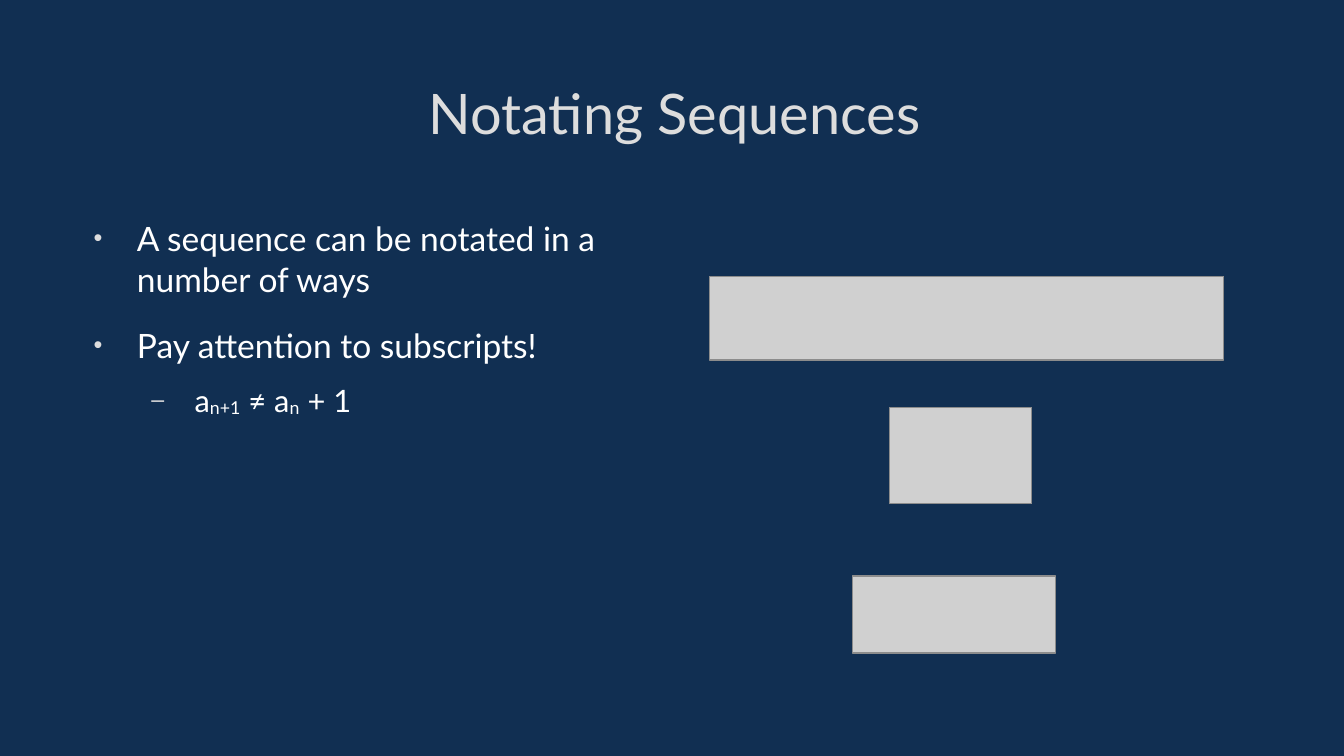
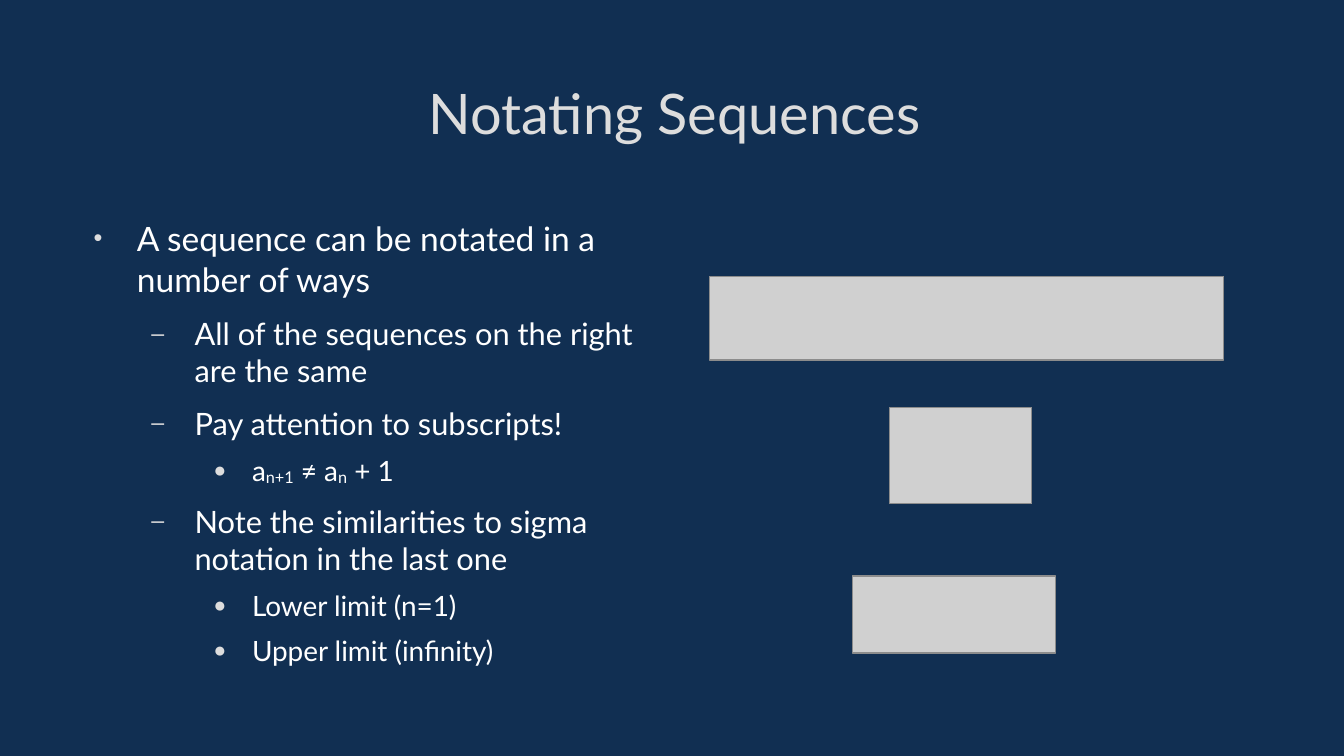
Before and after one commit to davidgundry/maths22-23, a slide deck: slide 18 of slides/maths-4-sequences-and-summation.odp (slide 15 before the commit). Drawn at 1344x756 pixels with LibreOffice and Linux fonts; fonts in the diff are those of the drawing; grey boxes stand for pictures. Boxes give left, top, right and bottom in pixels: in the first picture for what was removed or moved away, otherwise in the second. Text is boxed around its words. In the diff, an @@ line names an element or a change of style, - is before the commit and + after.

```diff
--- a/slides/maths-4-sequences-and-summation.odp
+++ b/slides/maths-4-sequences-and-summation.odp
@@ text at box(195, 322, 633, 383): paragraph added @@
+  – All of the sequences on the right are the same
@@ text at box(195, 412, 562, 483): size 19.8 to 18.2 pt in "Pay attention to subscripts!"; size 18.2 to 16.5 pt in "an+1 ≠ an + 1"; bullet • to –; list level 1 to 2 in "Pay attention to subscripts!"; bullet – to ●; list level 2 to 3 in "an+1 ≠ an + 1" @@
@@ text at box(195, 510, 587, 666): paragraphs added @@
+  – Note the similarities to sigma notation in the last one
+    ● Lower limit (n=1)
+    ● Upper limit (infinity)
```
Also in this commit, not shown: 29 other slides changed, 18 slides added, 7 slides removed, 13 other files.
